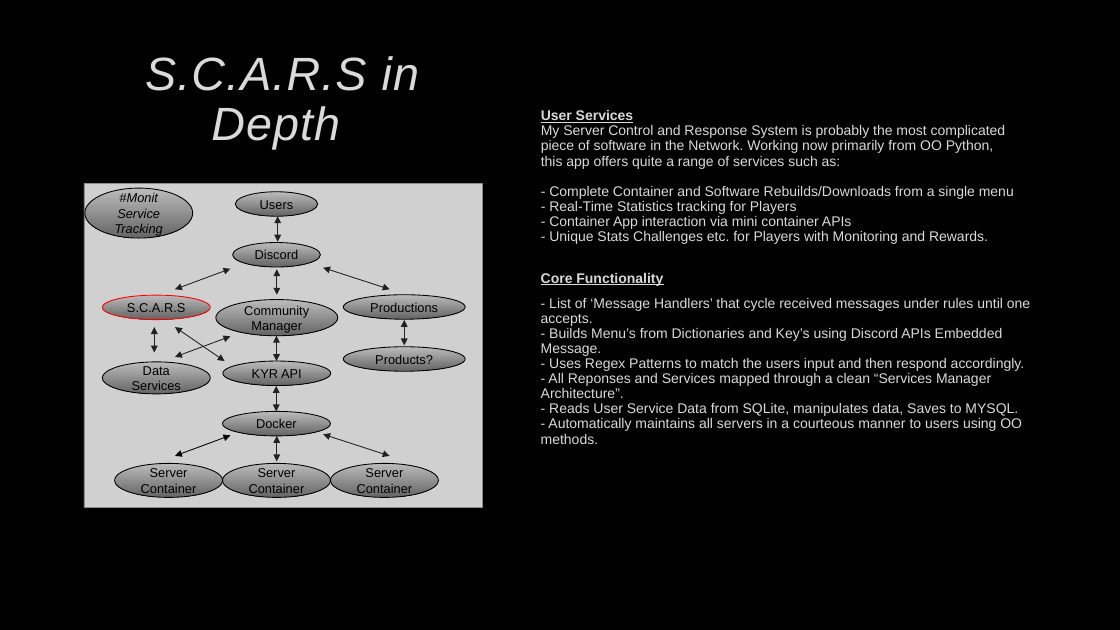
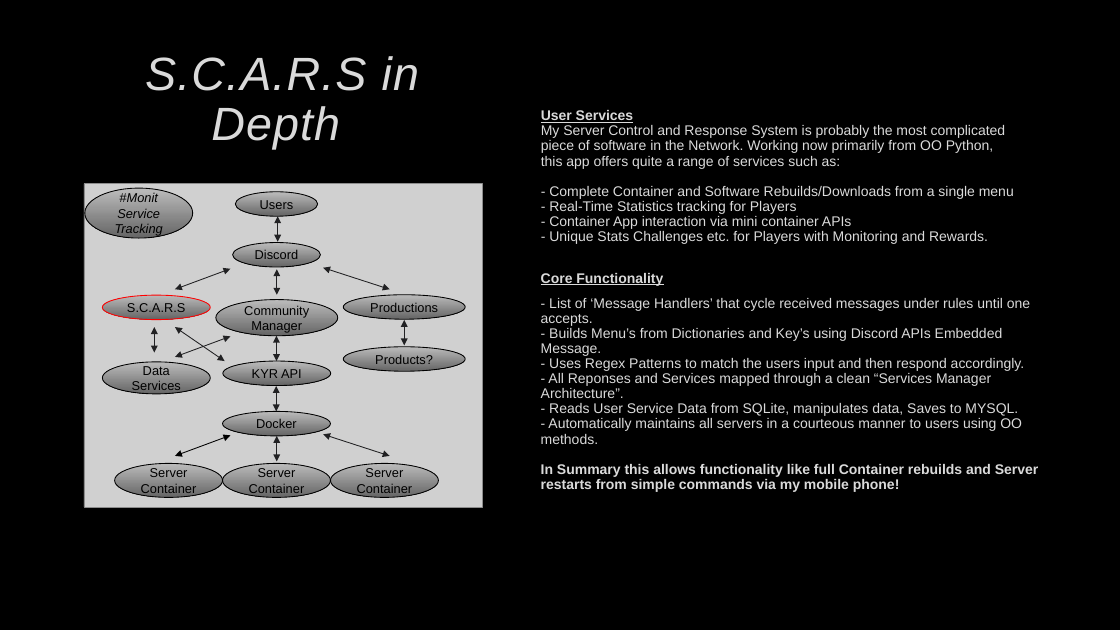
Before and after one commit to AdamR33s/Demo, a slide deck: slide 7 of The [KYR] Project (No Comments).pptx. Drawn at 1120x630 pixels with LibreOffice and Linux fonts; fonts in the diff are those of the drawing; grey boxes stand for pictures; background and template pictures are left out. Boxes give left, top, right and bottom in pixels: in the first picture for what was removed or moved away, otherwise in the second. Text is boxed around its words. In the diff, an @@ line names an element or a change of style, - is before the commit and + after.

```diff
--- a/The [KYR] Project (No Comments).pptx
+++ b/The [KYR] Project (No Comments).pptx
@@ text at (541,298,1039,492): text changed @@
-- List of ‘Message Handlers’ that cycle received messages under rules until one accepts.
-- Builds Menu’s from Dictionaries and Key’s using Discord APIs Embedded Message.
-- Uses Regex Patterns to match the users input and then respond accordingly.
-- All Reponses and Services mapped through a clean “Services Manager Architecture”.
-- Reads User Service Data from SQLite, manipulates data, Saves to MYSQL.
-- Automatically maintains all servers in a courteous manner to users using OO methods.
+- List of ‘Message Handlers’ that cycle received messages under rules until one accepts.
+- Builds Menu’s from Dictionaries and Key’s using Discord APIs Embedded Message.
+- Uses Regex Patterns to match the users input and then respond accordingly.
+- All Reponses and Services mapped through a clean “Services Manager Architecture”.
+- Reads User Service Data from SQLite, manipulates data, Saves to MYSQL.
+- Automatically maintains all servers in a courteous manner to users using OO methods.
+In Summary this allows functionality like full Container rebuilds and Server restarts from simple commands via my mobile phone!
```
Also in this commit, not shown: 1 other file.
